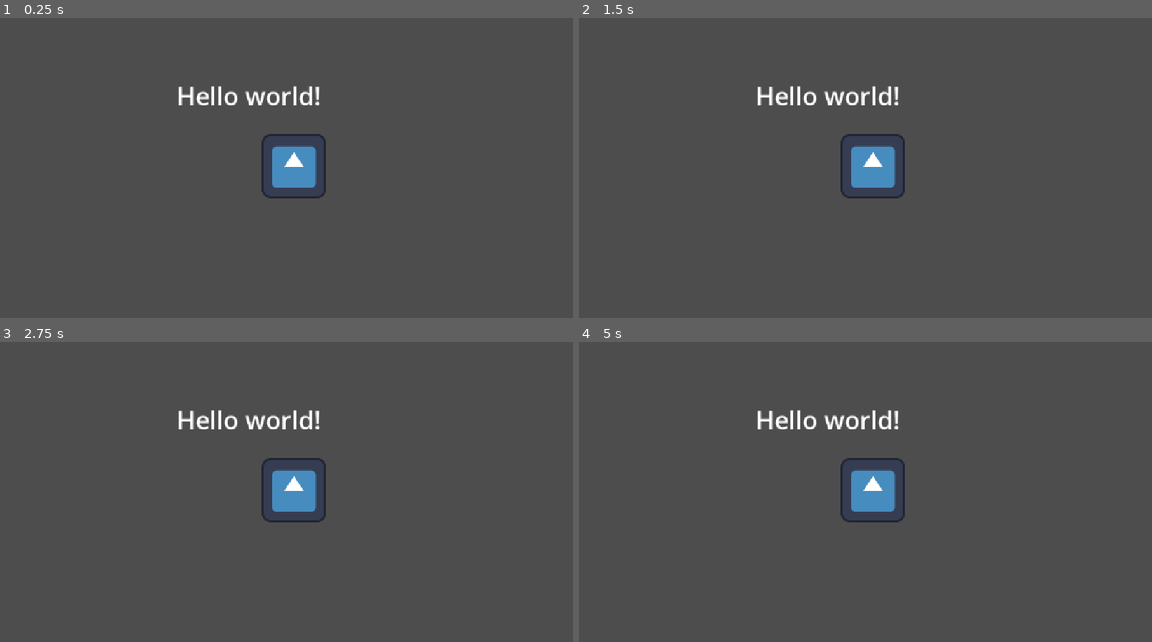
Above: before the commit, frames 1-4 (two rows, left to right).
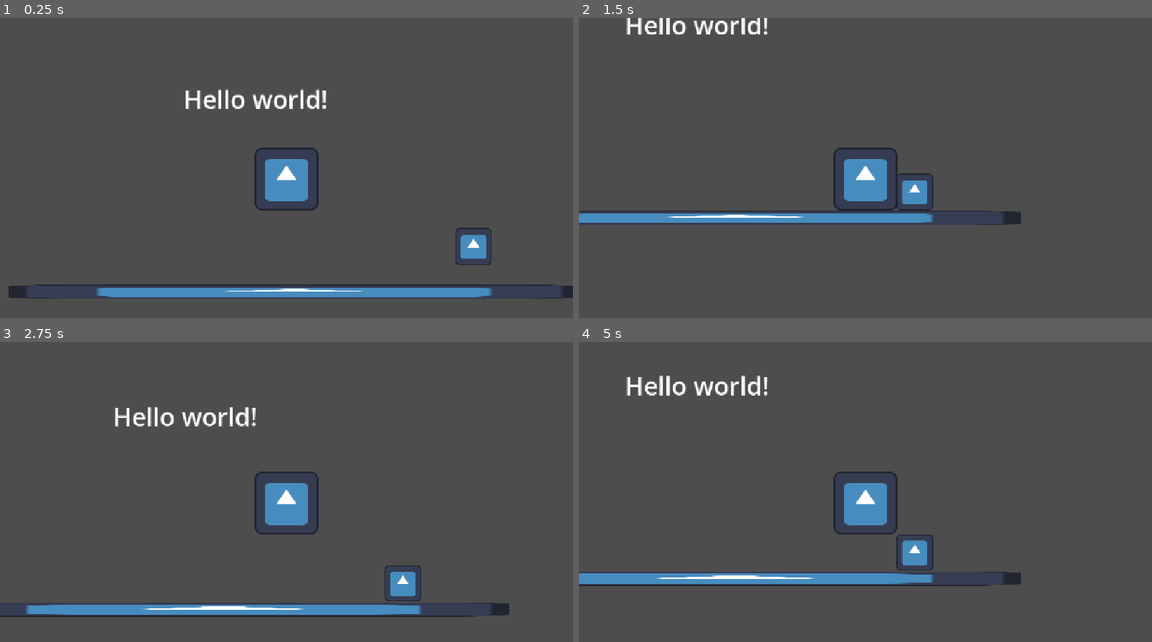
Above: after the commit, the same moments.

Repository: Crimbane/puzzle-platformer
Game: Godot game, scene res://Scenes/main.tscn
Two runs of this game, one before a commit and one after it. Both use one fixed random seed, a clock stepped at 60 frames per second and the inputs below. Before the commit the project has no main scene; this scene is started directly in both runs. The engine's default icon, where the game draws it, is replaced by a stand-in: a white triangle on a blue panel in a dark square.
Inputs:
- Up to frame 1 (0.25 s): no input
- Up to frame 2 (1.5 s): hold D (Move Right, bound only after the commit) from 0.53 s (still down); tap Space (Jump, bound only after the commit) at 0.6, 0.77, 1.07, 1.35 s
- Up to frame 3 (2.75 s): tap Space (Jump, bound only after the commit) at 1.52, 1.82, 2.1 s; release D (Move Right, bound only after the commit) at 2.03 s; hold A (Move Left, bound only after the commit) from 2.03 s (still down)
- Up to frame 4 (5 s): release A (Move Left, bound only after the commit) at 2.78 s; hold D (Move Right, bound only after the commit) 2.78-4.28 s; tap Space (Jump, bound only after the commit) at 2.85, 3.02, 3.32, 3.6, 3.77, 4.07, 4.35, 4.52, 4.82 s; hold A (Move Left, bound only after the commit) from 4.28 s (still down)

The runs differ from the first frame. In frame 1, 5.8% of the frame differs, in the area x 1-100%, y 22-94%; in frame 2, 5.6%; in frame 3, 6.0%; in frame 4, 6.1%, in the area x 0-78%, y 11-82%.

Commit message:
Added basic platformer stuff

Diff:
--- a/Scenes/main.tscn
+++ b/Scenes/main.tscn
@@ -2,9 +2,57 @@
 
 [ext_resource type="PackedScene" uid="uid://dc202a0io7caw" path="res://Scenes/label_hello.tscn" id="1_bo1nx"]
 [ext_resource type="PackedScene" uid="uid://3a6q6voh5ogr" path="res://Scenes/sprite_2d.tscn" id="2_8gbba"]
+[ext_resource type="Script" uid="uid://dhdf6qakv7chr" path="res://Scripts/player.gd" id="2_jjvhh"]
+[ext_resource type="Texture2D" uid="uid://qya0wfq1g5qo" path="res://Assets/icon.svg" id="4_kry3j"]
+
+[sub_resource type="RectangleShape2D" id="RectangleShape2D_fjc7g"]
+size = Vector2(124, 125)
+
+[sub_resource type="RectangleShape2D" id="RectangleShape2D_nrqo6"]
+size = Vector2(1147, 31)
+
+[sub_resource type="RectangleShape2D" id="RectangleShape2D_6pas7"]
+size = Vector2(74, 74)
 
 [node name="Main" type="Node" unique_id=1928245085]
 
 [node name="Label" parent="." unique_id=33634530 instance=ExtResource("1_bo1nx")]
 
-[node name="Sprite2D" parent="." unique_id=1787457727 instance=ExtResource("2_8gbba")]
+[node name="Player" type="CharacterBody2D" parent="." unique_id=1460575478]
+position = Vector2(562, 289)
+script = ExtResource("2_jjvhh")
+metadata/_edit_group_ = true
+
+[node name="Player Sprite" parent="Player" unique_id=1787457727 instance=ExtResource("2_8gbba")]
+position = Vector2(0, 0)
+
+[node name="CollisionShape2D" type="CollisionShape2D" parent="Player" unique_id=1546551650]
+shape = SubResource("RectangleShape2D_fjc7g")
+
+[node name="Camera2D" type="Camera2D" parent="Player" unique_id=385762799]
+
+[node name="Platform" type="StaticBody2D" parent="." unique_id=949877795]
+position = Vector2(550, 495)
+metadata/_edit_group_ = true
+
+[node name="Sprite2D" type="Sprite2D" parent="Platform" unique_id=983740960]
+position = Vector2(27.50003, 49.5)
+scale = Vector2(8.9765625, 0.2265625)
+texture = ExtResource("4_kry3j")
+
+[node name="CollisionShape2D" type="CollisionShape2D" parent="Platform" unique_id=1806238000]
+position = Vector2(28.5, 49.5)
+shape = SubResource("RectangleShape2D_nrqo6")
+
+[node name="Box" type="RigidBody2D" parent="." unique_id=846842323]
+position = Vector2(965, 398)
+metadata/_edit_group_ = true
+
+[node name="Sprite2D" type="Sprite2D" parent="Box" unique_id=1028154922]
+position = Vector2(-27, 27)
+scale = Vector2(0.578125, 0.578125)
+texture = ExtResource("4_kry3j")
+
+[node name="CollisionShape2D" type="CollisionShape2D" parent="Box" unique_id=487766903]
+position = Vector2(-27, 27)
+shape = SubResource("RectangleShape2D_6pas7")
--- /dev/null
+++ b/Scripts/player.gd
@@ -0,0 +1,25 @@
+extends CharacterBody2D
+
+
+const SPEED = 300.0
+const JUMP_VELOCITY = -400.0
+
+
+func _physics_process(delta: float) -> void:
+	# Add the gravity.
+	if not is_on_floor():
+		velocity += get_gravity() * delta
+
+	# Handle jump.
+	if Input.is_action_just_pressed("Jump") and is_on_floor():
+		velocity.y = JUMP_VELOCITY
+
+	# Get the input direction and handle the movement/deceleration.
+	# As good practice, you should replace UI actions with custom gameplay actions.
+	var direction := Input.get_axis("Move Left", "Move Right")
+	if direction:
+		velocity.x = direction * SPEED
+	else:
+		velocity.x = move_toward(velocity.x, 0, SPEED)
+
+	move_and_slide()
--- a/project.godot
+++ b/project.godot
@@ -11,6 +11,7 @@
 [application]
 
 config/name="Puzzle Platformer"
+run/main_scene="uid://d126xwa5j1d5"
 config/features=PackedStringArray("4.7", "Forward Plus")
 config/icon="res://Assets/icon.svg"
 
@@ -19,6 +20,28 @@
 window/stretch/mode="canvas_items"
 window/stretch/aspect="expand"
 
+[input]
+
+Jump={
+"deadzone": 0.2,
+"events": [Object(InputEventKey,"resource_local_to_scene":false,"resource_name":"","device":16,"window_id":0,"alt_pressed":false,"shift_pressed":false,"ctrl_pressed":false,"meta_pressed":false,"pressed":false,"keycode":0,"physical_keycode":32,"key_label":0,"unicode":0,"location":0,"echo":false,"script":null)
+, Object(InputEventKey,"resource_local_to_scene":false,"resource_name":"","device":16,"window_id":0,"alt_pressed":false,"shift_pressed":false,"ctrl_pressed":false,"meta_pressed":false,"pressed":false,"keycode":0,"physical_keycode":87,"key_label":0,"unicode":0,"location":0,"echo":false,"script":null)
+, Object(InputEventKey,"resource_local_to_scene":false,"resource_name":"","device":-1,"window_id":0,"alt_pressed":false,"shift_pressed":false,"ctrl_pressed":false,"meta_pressed":false,"pressed":false,"keycode":0,"physical_keycode":4194320,"key_label":0,"unicode":0,"location":0,"echo":false,"script":null)
+]
+}
+"Move Left"={
+"deadzone": 0.2,
+"events": [Object(InputEventKey,"resource_local_to_scene":false,"resource_name":"","device":-1,"window_id":0,"alt_pressed":false,"shift_pressed":false,"ctrl_pressed":false,"meta_pressed":false,"pressed":false,"keycode":0,"physical_keycode":65,"key_label":0,"unicode":97,"location":0,"echo":false,"script":null)
+, Object(InputEventKey,"resource_local_to_scene":false,"resource_name":"","device":16,"window_id":0,"alt_pressed":false,"shift_pressed":false,"ctrl_pressed":false,"meta_pressed":false,"pressed":false,"keycode":0,"physical_keycode":4194319,"key_label":0,"unicode":0,"location":0,"echo":false,"script":null)
+]
+}
+"Move Right"={
+"deadzone": 0.2,
+"events": [Object(InputEventKey,"resource_local_to_scene":false,"resource_name":"","device":-1,"window_id":0,"alt_pressed":false,"shift_pressed":false,"ctrl_pressed":false,"meta_pressed":false,"pressed":false,"keycode":0,"physical_keycode":68,"key_label":0,"unicode":100,"location":0,"echo":false,"script":null)
+, Object(InputEventKey,"resource_local_to_scene":false,"resource_name":"","device":-1,"window_id":0,"alt_pressed":false,"shift_pressed":false,"ctrl_pressed":false,"meta_pressed":false,"pressed":false,"keycode":0,"physical_keycode":4194321,"key_label":0,"unicode":0,"location":0,"echo":false,"script":null)
+]
+}
+
 [physics]
 
 3d/physics_engine="Jolt Physics"
Not shown, added: Scripts/player.gd.uid
